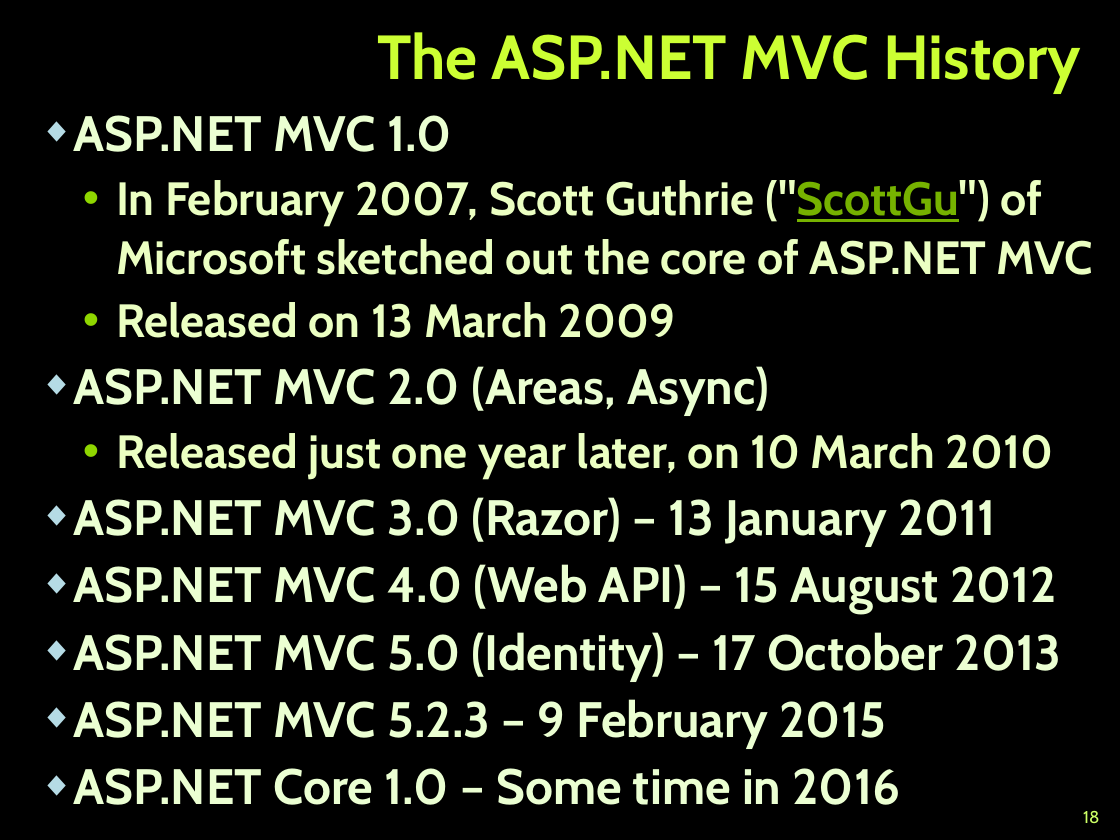
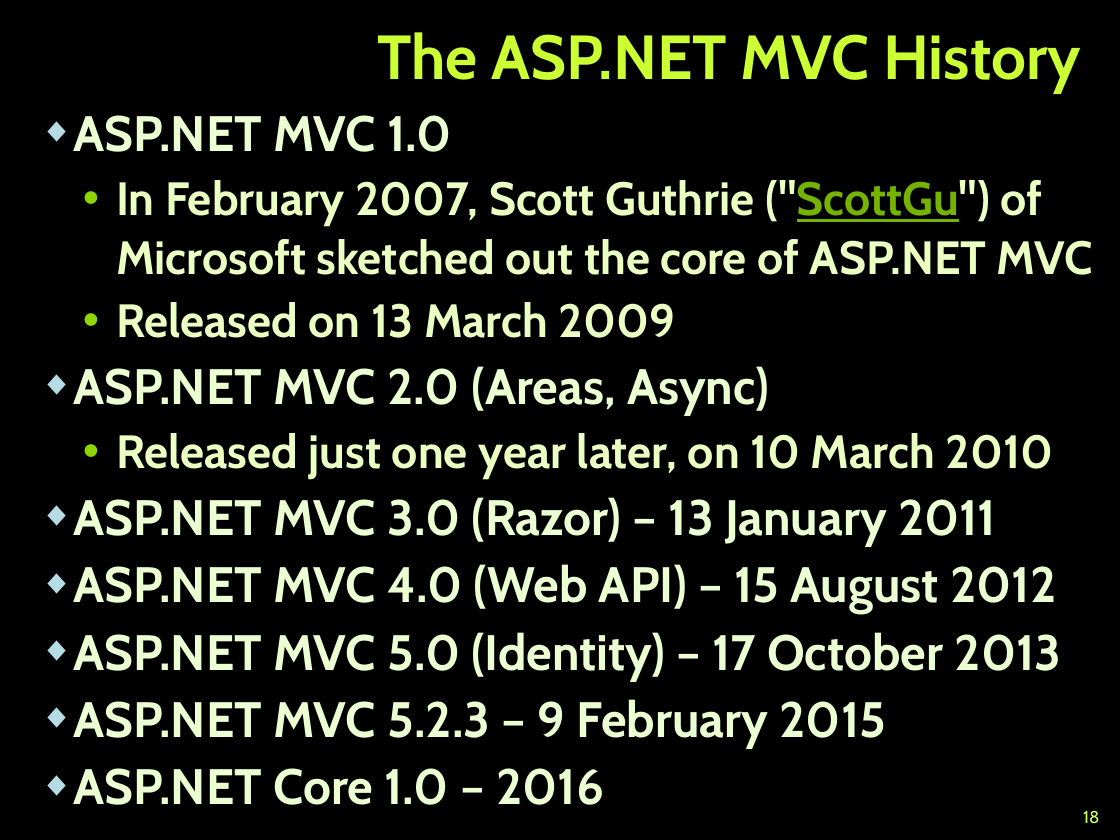
Before and after one commit to TelerikAcademy/ASP.NET-MVC, a slide deck: slide 18 of Topics/01. Introduction-to-ASP.NET-MVC/resources/Introduction to ASP.NET MVC.pptx. Drawn at 1120x840 pixels with LibreOffice and Linux fonts; fonts in the diff are those of the drawing; background and template pictures are left out. Boxes give left, top, right and bottom in pixels: in the first picture for what was removed or moved away, otherwise in the second. Text is boxed around its words. In the diff, an @@ line names an element or a change of style, - is before the commit and + after.

Commit message:
Updates for presentations

```diff
--- a/Topics/01. Introduction-to-ASP.NET-MVC/resources/Introduction to ASP.NET MVC.pptx
+++ b/Topics/01. Introduction-to-ASP.NET-MVC/resources/Introduction to ASP.NET MVC.pptx
@@ text at [74,768,604,805]: text changed @@
-◆ ASP.NET Core 1.0 – Some time in 2016
+◆ ASP.NET Core 1.0 – 2016
```
Also in this commit, not shown: 1 other file.
